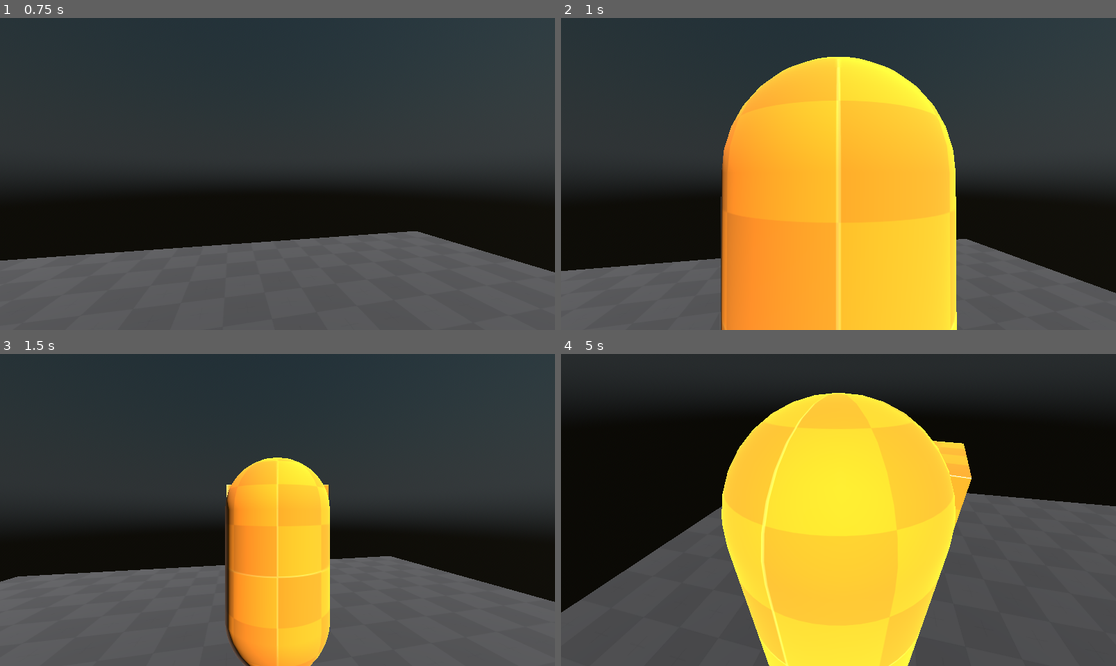
Above: before the commit, frames 1-4 (two rows, left to right).
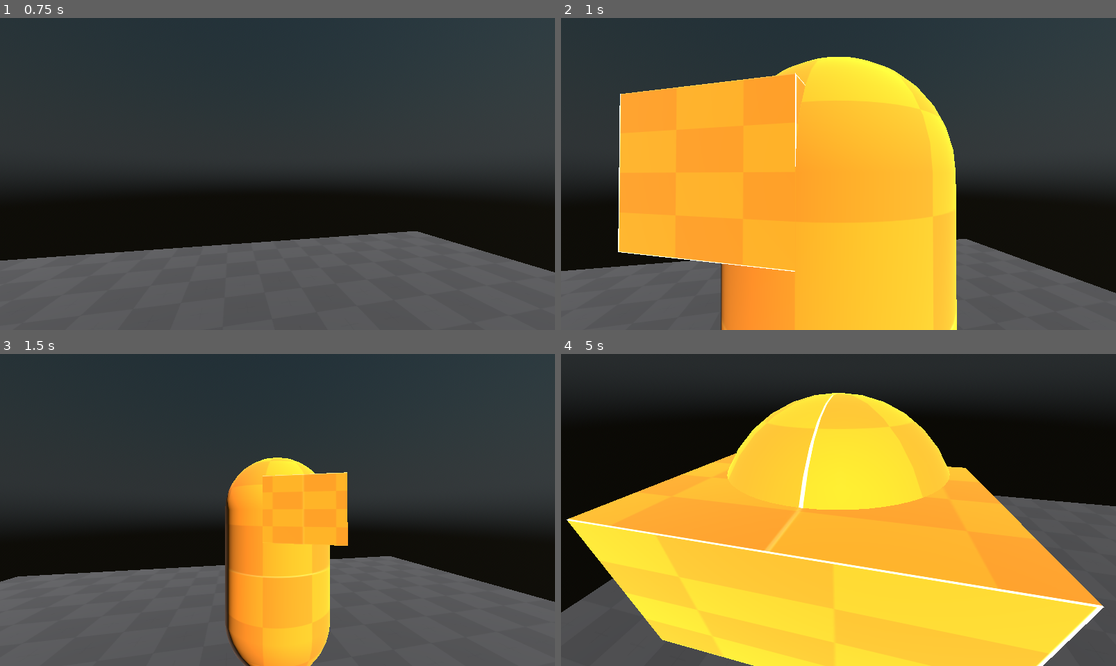
Above: after the commit, the same moments.

Repository: FroggLeo/driving-game
Game: Godot game, scene res://world.tscn
Two runs of this game, one before a commit and one after it. Both use one fixed random seed, a clock stepped at 60 frames per second and the inputs below.
Inputs (mouse positions are in pixels of both pictures, inside the frame that each line leads up to):
- Up to frame 1 (0.75 s): tap Enter at 0.5 s; move the mouse to (305, 174) at 0.52 s; hold W (move_forward) from 0.53 s (still down); hold Mouse wheel up (zoom_in) from 0.53 s (still down)
- Up to frame 2 (1 s): keep holding W (move_forward); keep holding Mouse wheel up (zoom_in); tap Space (jump) at 0.77 s; tap Mouse wheel down (zoom_out) at 0.8 s
- Up to frame 3 (1.5 s): move the mouse to (166, 525) at 1.27 s; release W (move_forward) at 1.28 s; release Mouse wheel up (zoom_in) at 1.28 s; hold S (move_back) from 1.28 s (still down); tap Mouse wheel down (zoom_out) at 1.35 s
- Up to frame 4 (5 s): tap Space (jump) at 1.52, 3.02, 3.77, 4.52 s; tap Mouse wheel up (zoom_in) at 1.55, 2.85, 4.55 s; move the mouse to (894, 441) at 2.02 s; release S (move_back) at 2.03 s; hold D (move_right) 2.03-2.78 s; hold Right mouse button (move_camera) 2.03-2.78 s; tap Mouse wheel down (zoom_out) at 2.3 s; move the mouse to (832, 516) at 2.77 s; hold W (move_forward) 2.78-3.53 s; move the mouse to (1005, 556) at 3.52 s; hold Mouse wheel down (zoom_out) 3.53-4.28 s; hold A (move_left) from 3.53 s (still down); move the mouse to (672, 463) at 4.27 s; tap Alt at 4.35 s

Frame 1 is identical in both runs. In frame 2, 15% of the frame differs, in the area x 10-72%, y 12-100%; in frame 3, 2.5%; in frame 4, 34%, in the area x 1-98%, y 12-100%.

Commit message:
refactor code and implement player rotation in 3rd person when walking

Diff:
--- a/godot_project/player/player.gd
+++ b/godot_project/player/player.gd
@@ -2,16 +2,22 @@
 
 var first_person: bool = false
 
+# nodes used
+@onready var first_person_cam = $first_person_cam
+@onready var third_person_cam = $third_person_spring/third_person_cam
+@onready var third_person_spring = $third_person_spring
+@onready var player_mesh = $mesh
+
 # Called when the node enters the scene tree for the first time.
 func _ready():
-	%third_person_spring.spring_length = 0
+	third_person_spring.spring_length = 0
 	Input.set_mouse_mode(Input.MOUSE_MODE_CAPTURED)
-	%first_person_cam.make_current()
+	first_person_cam.make_current()
 	Global.paused = false
 
 func _unhandled_input(event):
 
-	first_person = %third_person_spring.spring_length <= 0
+	first_person = third_person_spring.spring_length <= 0
 
 	# release mouse on cancel event
 	if event.is_action_pressed("ui_cancel"):
@@ -32,28 +38,26 @@
 	# first person camera movement
 	if event is InputEventMouseMotion and first_person:
 		rotation_degrees.y -= event.relative.x * Global.sensitivity
-		%first_person_cam.rotation_degrees.x -= event.relative.y * Global.sensitivity
+		first_person_cam.rotation_degrees.x -= event.relative.y * Global.sensitivity
 		# limits for vertical rotation
-		%first_person_cam.rotation_degrees.x = clamp(%first_person_cam.rotation_degrees.x, -80, 80)
+		first_person_cam.rotation_degrees.x = clamp(first_person_cam.rotation_degrees.x, -80, 80)
 
 	# auto switch camera
-	# TODO match camera rotation when switching cams
 	if first_person:
 		if event.is_action_pressed("zoom_out"):
-			%third_person_spring.spring_length = Global.zoom_inc
-			%third_person_spring.rotation = %first_person_cam.rotation
-			$third_person_spring/third_person_cam.make_current()
+			third_person_spring.spring_length = Global.zoom_inc
+			third_person_spring.rotation = first_person_cam.rotation
+			third_person_cam.make_current()
 			Input.set_mouse_mode(Input.MOUSE_MODE_VISIBLE)
-		elif get_viewport().get_camera_3d() == $third_person_spring/third_person_cam:
-			rotation.y = %third_person_spring.global_transform.basis.get_euler().y
-			%first_person_cam.rotation.x = %third_person_spring.rotation.x
-			%first_person_cam.rotation.z = %third_person_spring.rotation.z
-			%first_person_cam.make_current()
+		elif get_viewport().get_camera_3d() == third_person_cam:
+			rotation.y = third_person_spring.global_transform.basis.get_euler().y
+			first_person_cam.rotation.x = third_person_spring.rotation.x
+			first_person_cam.rotation.z = third_person_spring.rotation.z
+			first_person_cam.make_current()
 			Input.set_mouse_mode(Input.MOUSE_MODE_CAPTURED)
 
 
 # Called every frame. 'delta' is the elapsed time since the previous frame.
-# Don't use for tick events, will break game if framerate is not expected
 #func _process(delta: float) -> void:
 #	pass
 
@@ -73,11 +77,12 @@
 
 	if first_person:
 		var input_direction_3D = Vector3(input_direction_2D.x, 0.0, input_direction_2D.y)
+		# gets the player rotation
 		direction = transform.basis * input_direction_3D
 		direction.y = 0
 	else:
 		# gets the spring arm rotation
-		var cam_rotation = %third_person_spring.global_transform.basis
+		var cam_rotation = third_person_spring.global_transform.basis
 
 		# only need to do forward and right
 		var forward = cam_rotation.z
@@ -87,16 +92,19 @@
 
 		direction = (right * input_direction_2D.x) + (forward * input_direction_2D.y)
 
+		# 3rd person rotation code
+		# TODO need to make it workkkkkkk
+		if direction.length() > 0.01:
+			# why is it off by 45 degrees??
+			var walking_direction = atan2(direction.x,direction.z)
+			player_mesh.rotation.y = walking_direction
+			first_person_cam.rotation.y = walking_direction
+
 	# this line like prevents the player from moving faster when they are going diagonally
 	direction = direction.normalized()
 	# apply the calculated speeds based on direction
 	velocity.x = direction.x * WALK_SPEED
 	velocity.z = direction.z * WALK_SPEED
-
-	# TODO fix this bro
-	#if not first_person:
-	#	var player_rotation = atan2(-direction.x, -direction.z)
-	#	$Node3D.rotation.y += player_rotation
 
 	# jumping code
 	if not is_on_floor():
--- a/godot_project/player/player.tscn
+++ b/godot_project/player/player.tscn
@@ -40,10 +40,14 @@
 unique_name_in_owner = true
 transform = Transform3D(1, 0, 0, 0, 1, 0, 0, 0, 1, 0, 1.5, 0)
 
-[node name="MeshInstance3D" type="MeshInstance3D" parent="."]
+[node name="mesh" type="Node3D" parent="."]
+
+[node name="MeshInstance3D" type="MeshInstance3D" parent="mesh"]
 transform = Transform3D(1, 0, 0, 0, 1, 0, 0, 0, 1, 0, 1, 0)
 mesh = SubResource("CapsuleMesh_sh265")
+skeleton = NodePath("../..")
 
-[node name="MeshInstance3D2" type="MeshInstance3D" parent="."]
+[node name="MeshInstance3D2" type="MeshInstance3D" parent="mesh"]
 transform = Transform3D(1, 0, 0, 0, 0.5, 0, 0, 0, 0.6, 0, 1.5, -0.29999998)
 mesh = SubResource("BoxMesh_rkbax")
+skeleton = NodePath("../..")
